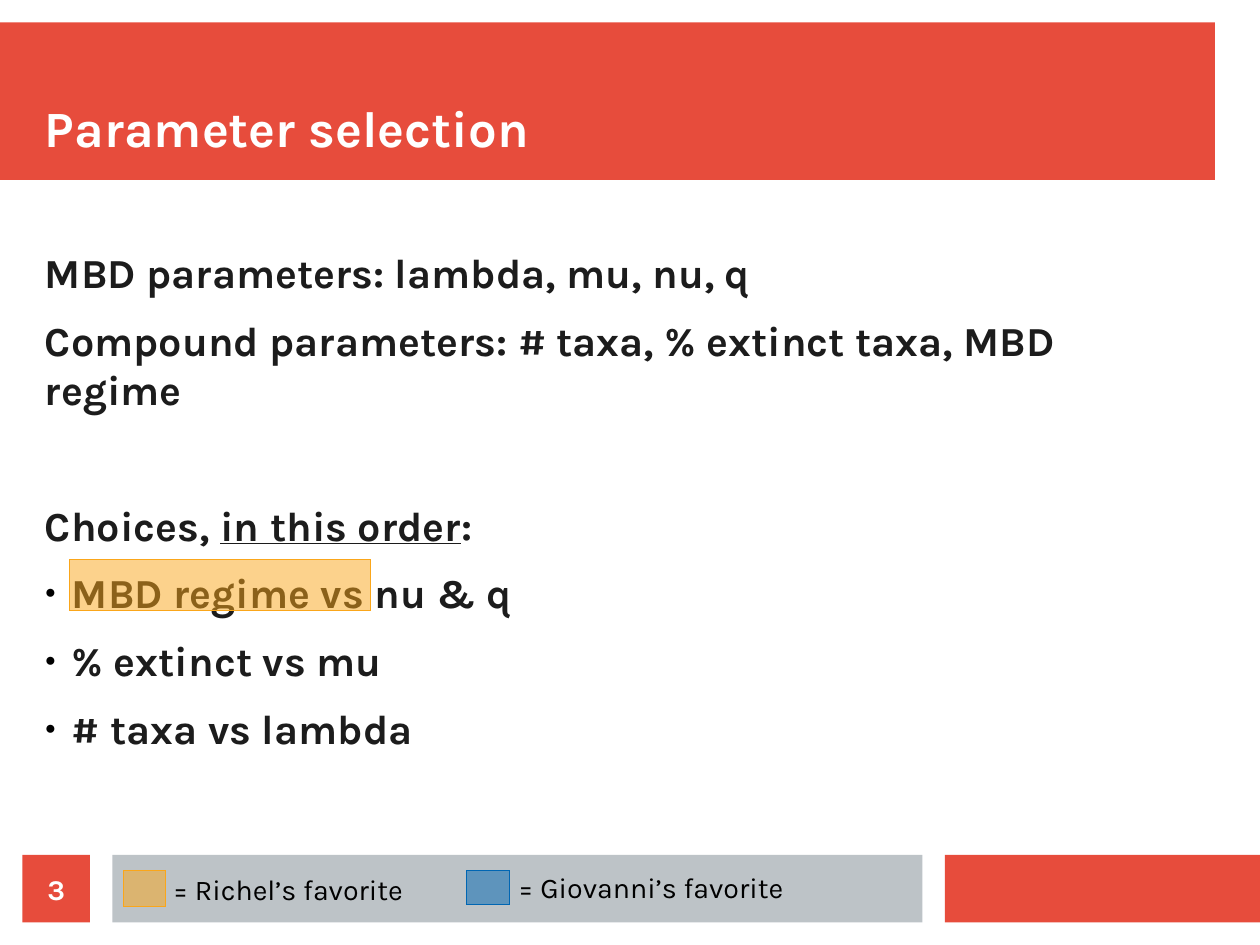
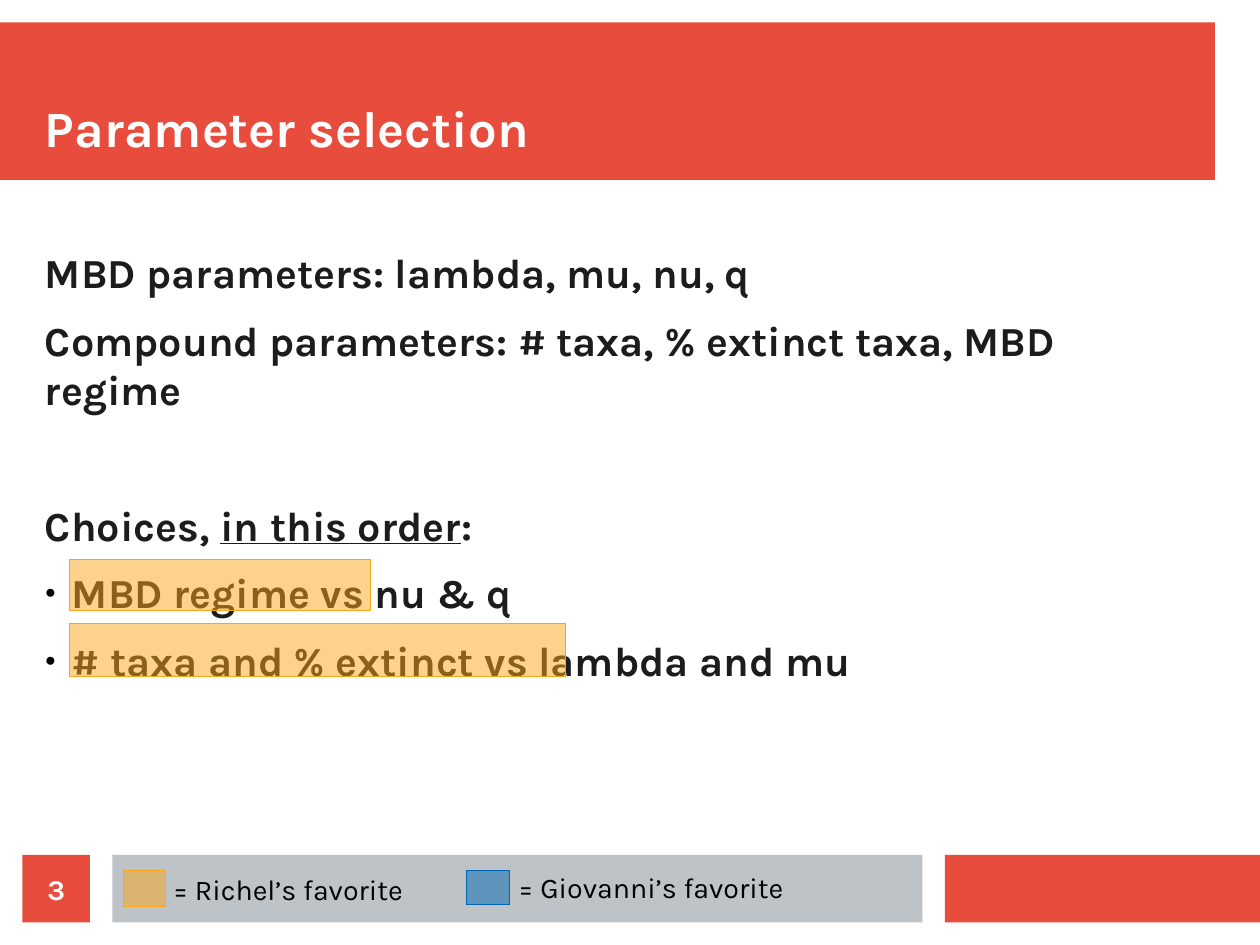
Before and after one commit to richelbilderbeek/razzo, a slide deck: slide 3 of doc/choices.odp. Drawn at 1260x945 pixels with LibreOffice and Linux fonts; fonts in the diff are those of the drawing. Boxes give left, top, right and bottom in pixels: in the first picture for what was removed or moved away, otherwise in the second. Text is boxed around its words. In the diff, an @@ line names an element or a change of style, - is before the commit and + after.

```diff
--- a/doc/choices.odp
+++ b/doc/choices.odp
@@ rectangle added at bbox=[70, 624, 566, 677], fill #FAA61A at 50% opacity, outline #FAA61A 0 pt @@
@@ text at bbox=[110, 639, 850, 687]: text changed @@
-● % extinct vs mu
-● # taxa vs lambda
+● # taxa and % extinct vs lambda and mu
```
Also in this commit, not shown: 3 other slides changed, 2 slides added, 1 slide removed.
